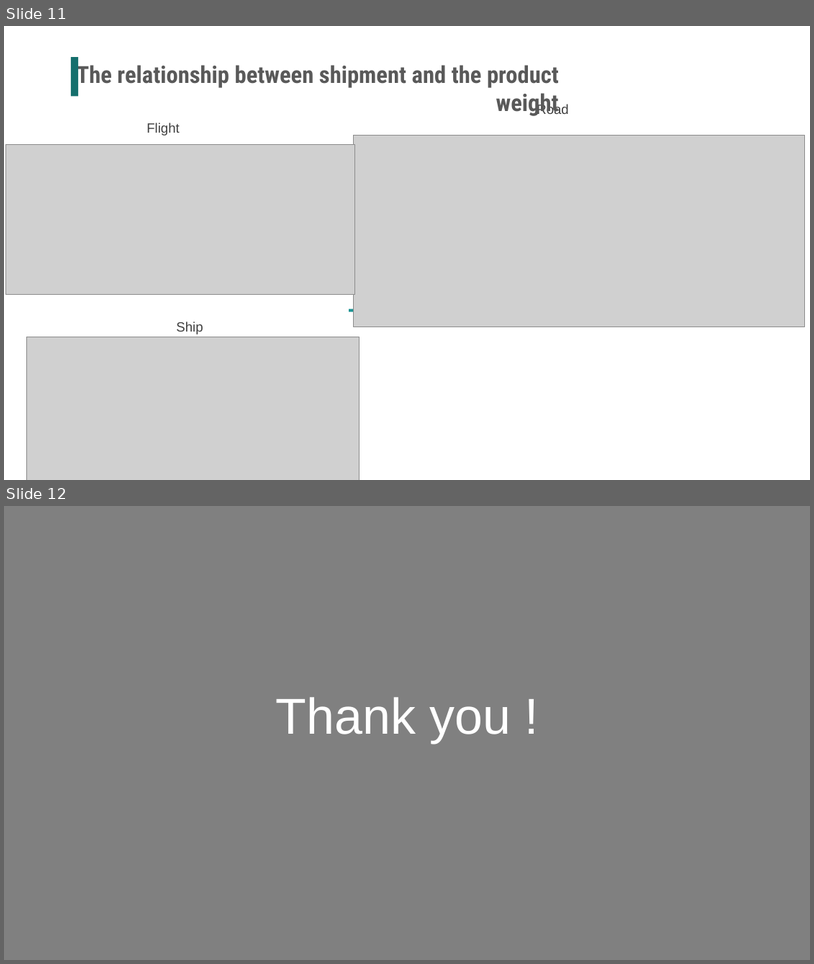
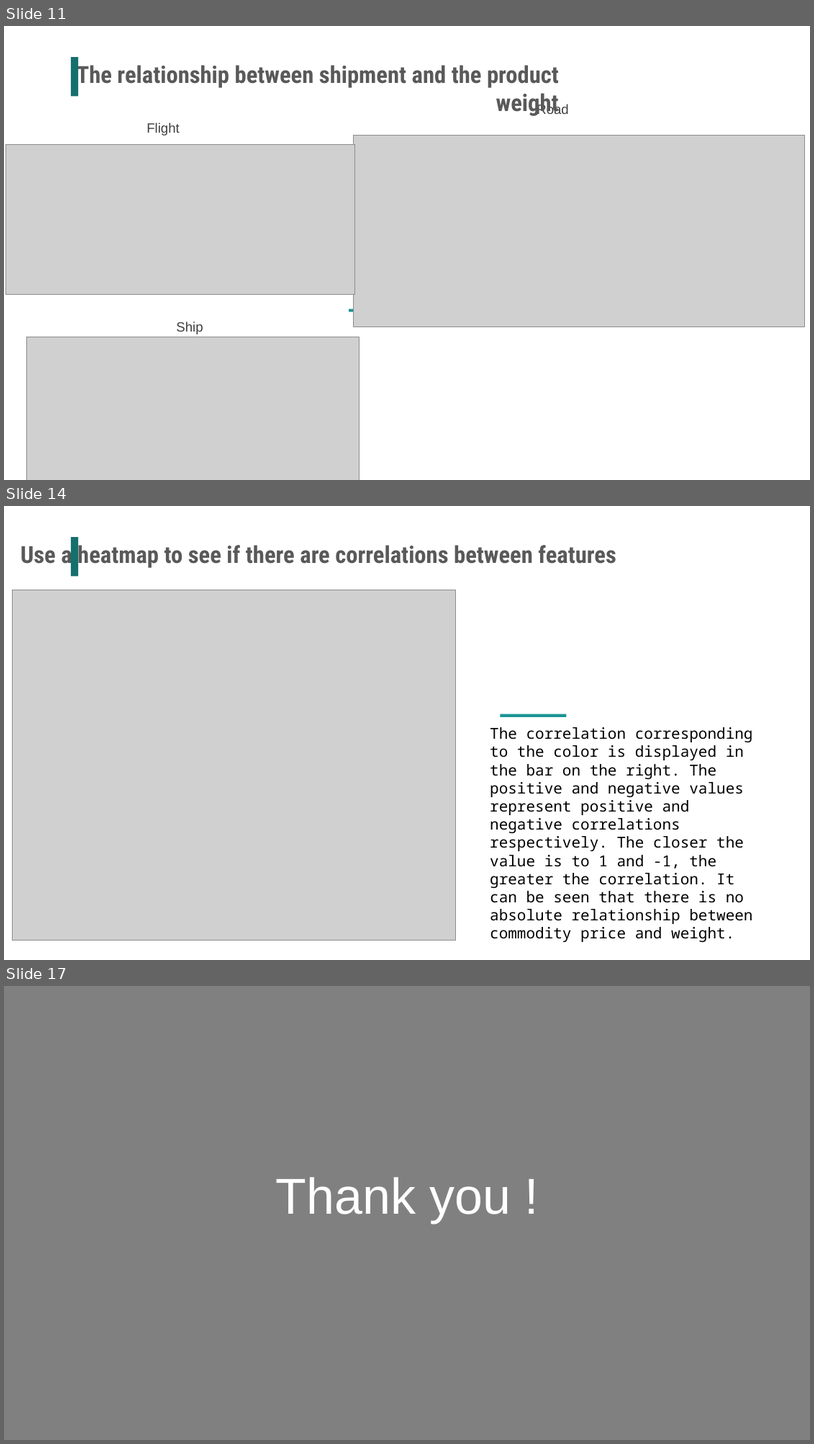
Before and after one commit to ChengQiukai/Team4_final_project, a slide deck: team-4.pptx. Shown one above the other, each under a label of ours: slides 11 and 12 before the commit, slides 11, 14 and 17 after it; the slides between them are not shown. The pictures are 814x964 and 814x1444 pixels, drawn with LibreOffice and Linux fonts; fonts in the diff are those of the drawing; grey boxes stand for pictures. Boxes give left, top, right and bottom in pixels: in the first picture for what was removed or moved away, otherwise in the second. Text is boxed around its words. In the diff, an @@ line names an element or a change of style, - is before the commit and + after.

```diff
--- a/team-4.pptx
+++ b/team-4.pptx
@@ slide 14 added at [4,506,810,960], background #FFFFFF @@
@@ text added at [21,542,616,569], 28 pt, text #595959, bold @@
+Use a heatmap to see if there are correlations between features
@@ rectangle added at [71,537,78,576], fill #156F6D @@
@@ picture added at [12,590,455,939] @@
@@ rectangle added at [501,714,567,717], fill #1C9494 @@
@@ text added at [490,727,754,924], 18 pt, text #000000 @@
+The correlation corresponding to the color is displayed in the bar on the right. The positive and negative values represent positive and negative correlations respectively. The closer the value is to 1 and -1, the greater the correlation. It can be seen that there is no absolute relationship between commodity price and weight.
@@ what was slide 12 is now slide 17 @@
```
Also in this commit, not shown: 2 slides changed, 4 other slides added, 2 other files.
